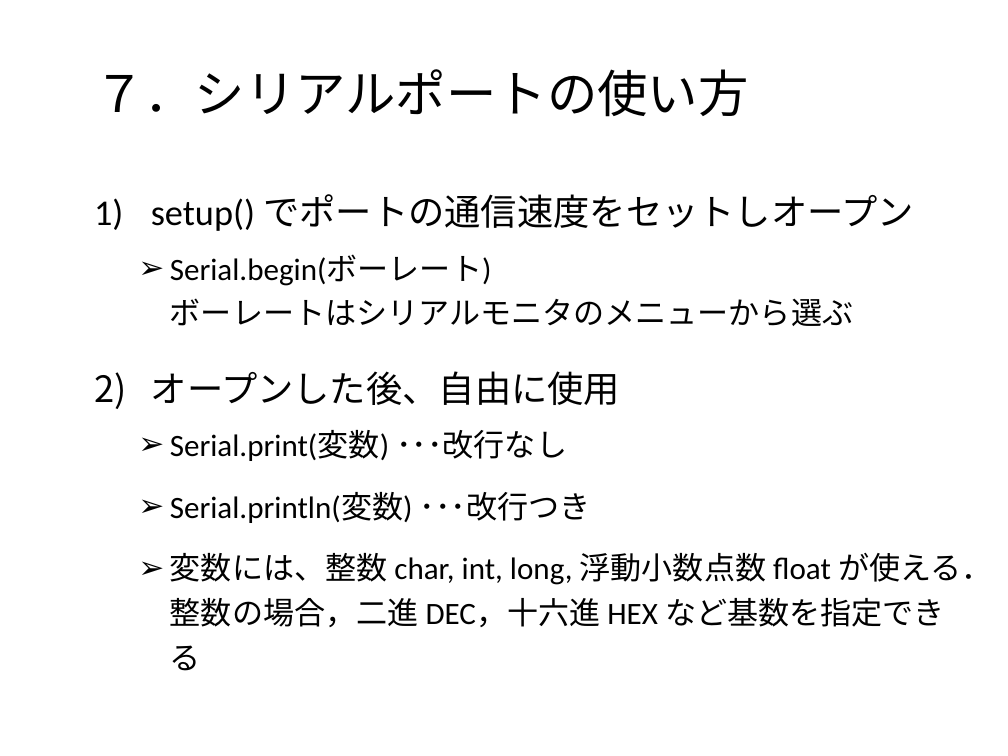
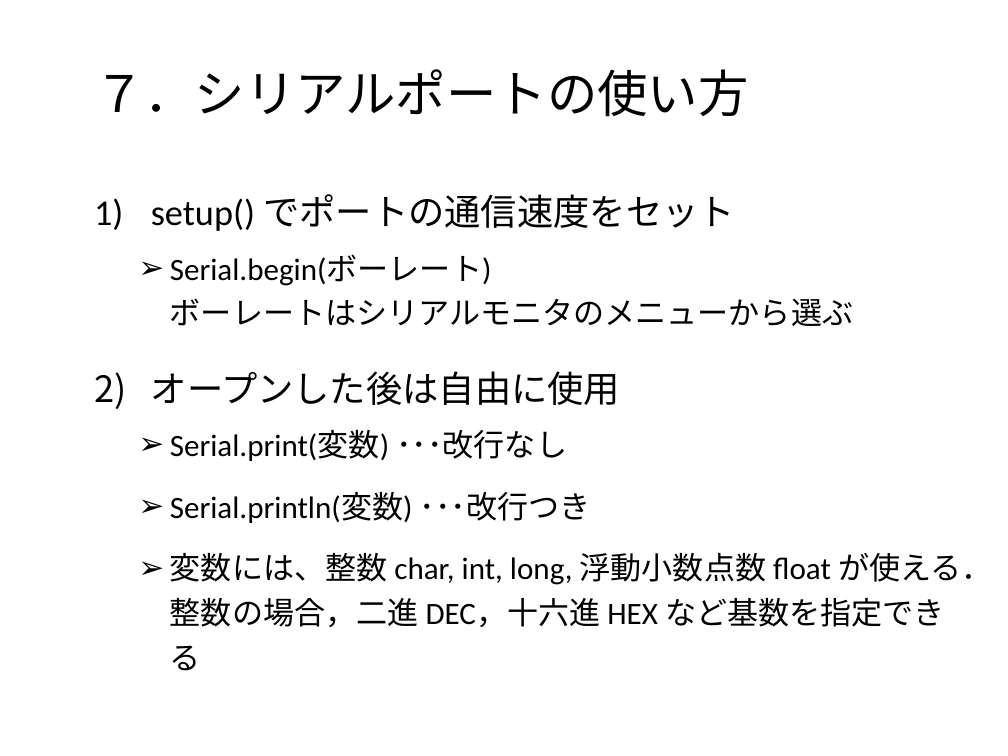
Before and after one commit to MatsK/Courses, a slide deck: slide 11 of CS2/Arduino入門：Arduino IDE 言語篇.pptx (slide 8 before the commit). Drawn at 1008x756 pixels with LibreOffice and Linux fonts; fonts in the diff are those of the drawing; background and template pictures are left out. Boxes give left, top, right and bottom in pixels: in the first picture for what was removed or moved away, otherwise in the second. Text is boxed around its words. In the diff, an @@ line names an element or a change of style, - is before the commit and + after.

```diff
--- a/CS2/Arduino入門：Arduino IDE 言語篇.pptx
+++ b/CS2/Arduino入門：Arduino IDE 言語篇.pptx
@@ text at (151, 194, 735, 231): text changed @@
-1) setup() でポートの通信速度をセットしオープン
+1) setup() でポートの通信速度をセット
@@ text at (151, 371, 620, 405): text changed @@
-2) オープンした後、自由に使用
+2) オープンした後は自由に使用
```
Also in this commit, not shown: 5 other slides changed, 7 slides added, 2 other files.
